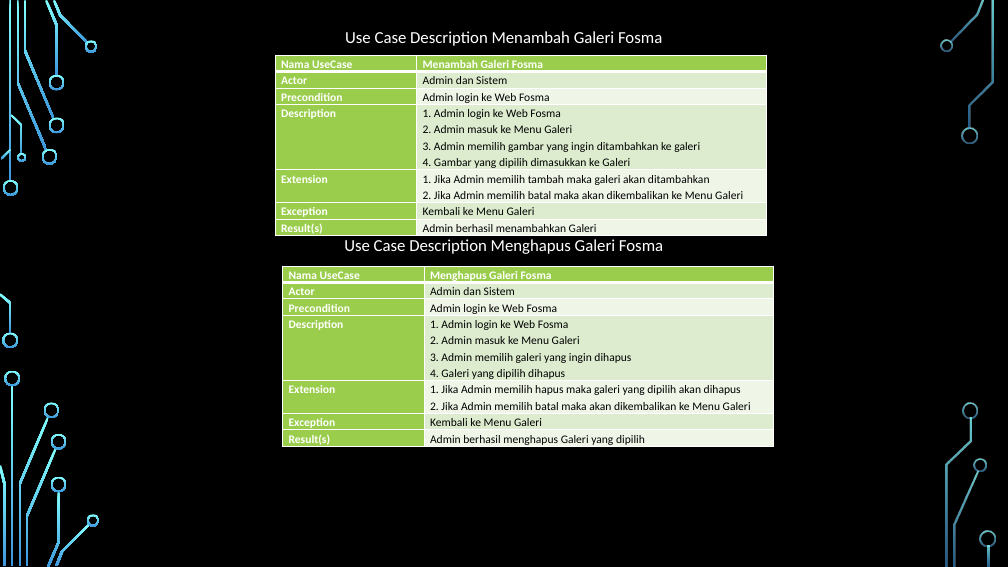
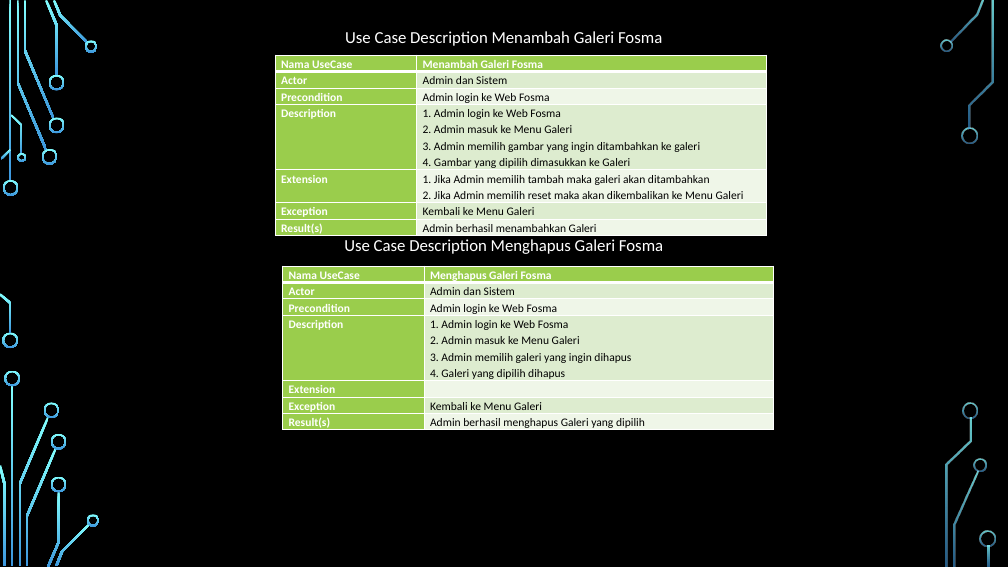
Before and after one commit to syarifuzaki/RPL, a slide deck: slide 11 of Tugas-Besar/Presentasi RPL Kelompok 9.pptx. Drawn at 1008x567 pixels with LibreOffice and Linux fonts; fonts in the diff are those of the drawing; background and template pictures are left out. Boxes give left, top, right and bottom in pixels: in the first picture for what was removed or moved away, otherwise in the second. Text is boxed around its words. In the diff, an @@ line names an element or a change of style, - is before the commit and + after.

```diff
--- a/Tugas-Besar/Presentasi RPL Kelompok 9.pptx
+++ b/Tugas-Besar/Presentasi RPL Kelompok 9.pptx
@@ table at <box>275,55,766,255</box> @@
-row 5, column 2: 1. Jika Admin memilih tambah maka galeri akan ditambahkan / 2. Jika Admin memilih batal maka akan dikembalikan ke Menu Galeri
+row 5, column 2: 1. Jika Admin memilih tambah maka galeri akan ditambahkan / 2. Jika Admin memilih reset maka akan dikembalikan ke Menu Galeri
@@ table at <box>283,266,774,434</box> @@
-row 5, column 2: 1. Jika Admin memilih hapus maka galeri yang dipilih akan dihapus / 2. Jika Admin memilih batal maka akan dikembalikan ke Menu Galeri
+row 5, column 2: 
```
Also in this commit, not shown: 8 other slides changed.
